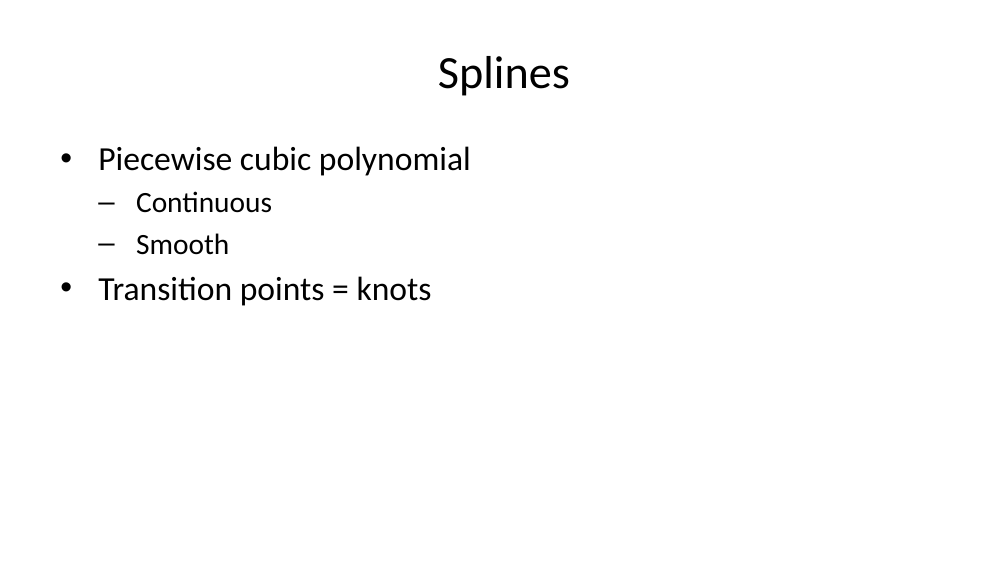
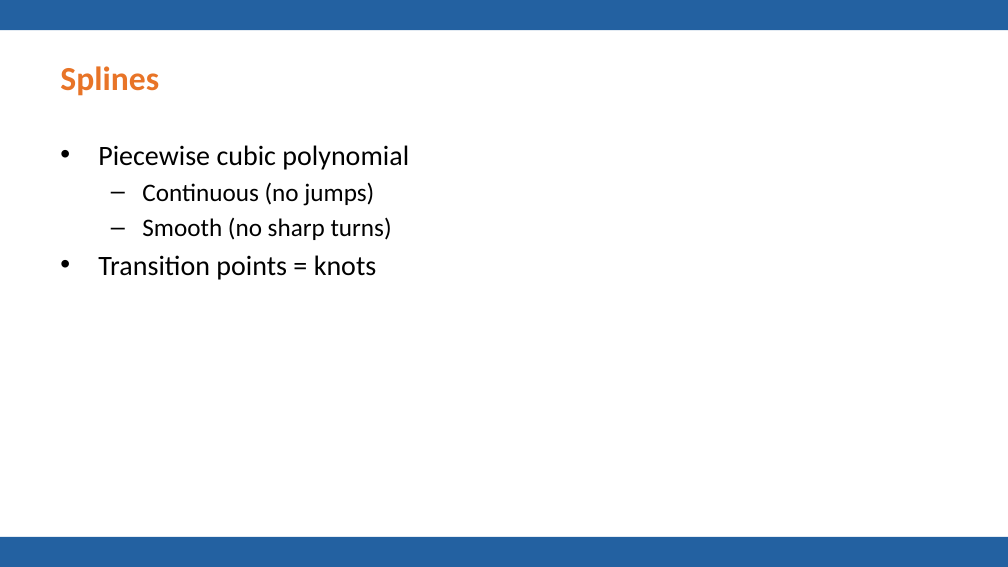
Before and after one commit to pmean/talks, a slide deck: slide 33 of splines/results/splines-slides-and-speaker-notes.pptx (slide 26 before the commit). Drawn at 1008x567 pixels with LibreOffice and Linux fonts; fonts in the diff are those of the drawing; background and template pictures are left out. Boxes give left, top, right and bottom in pixels: in the first picture for what was removed or moved away, otherwise in the second. Text is boxed around its words. In the diff, an @@ line names an element or a change of style, - is before the commit and + after.

Commit message:
Final version (I hope!) of splines talk

```diff
--- a/splines/results/splines-slides-and-speaker-notes.pptx
+++ b/splines/results/splines-slides-and-speaker-notes.pptx
@@ rectangle added at <box>0,0,1008,30</box>, fill #2361A1 @@
@@ title "Splines" at <box>60,66,159,96</box>: size 33 to 24 pt, text colour #000000 to #E87427, bold on; alignment centre to left @@
@@ text at <box>98,145,409,280</box>: size 24 to 20 pt in "Piecewise cubic polynomial", "Transition points = knots" @@
@@ text at <box>142,182,392,240</box>: text changed; size 21 to 18 pt @@
-  – Continuous
-  – Smooth
+  – Continuous (no jumps)
+  – Smooth (no sharp turns)
@@ rectangle added at <box>0,537,1008,567</box>, fill #2361A1 @@
```
Also in this commit, not shown: 71 other slides changed, 22 slides added, 32 slides removed, 9 other files.
